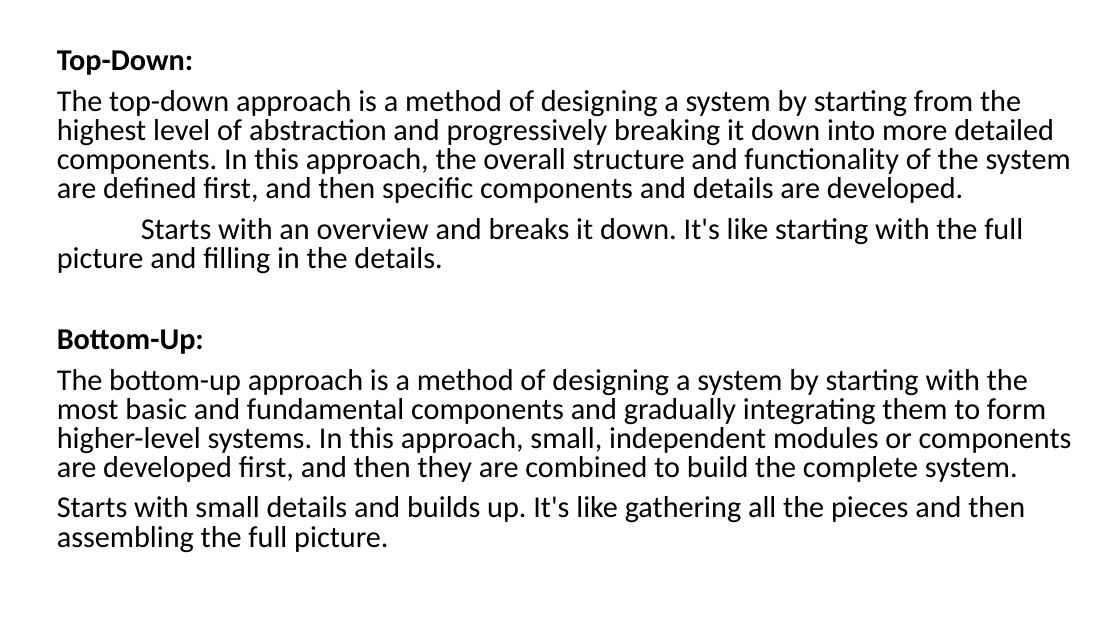
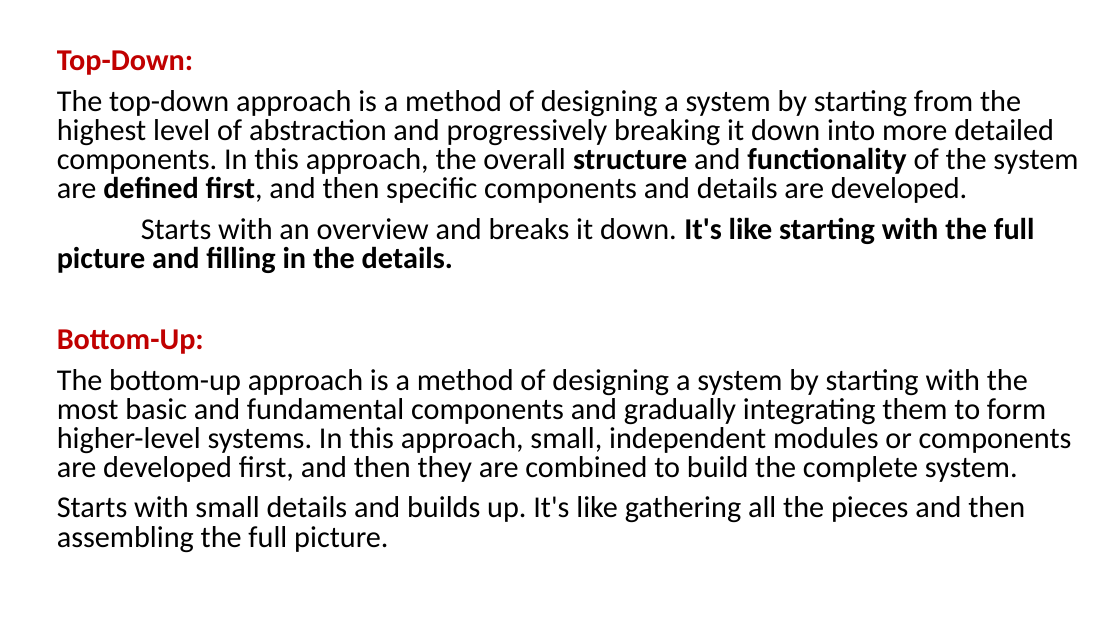
Before and after one commit to PRAMOD-VISHNU-NAIK/MCA-2nd-Sem-Shridevi-College, a slide deck: slide 46 of Theory Class-Notes/Java MCA-2.pptx. Drawn at 1120x630 pixels with LibreOffice and Linux fonts; fonts in the diff are those of the drawing. Boxes give left, top, right and bottom in pixels: in the first picture for what was removed or moved away, otherwise in the second. Text is boxed around its words. In the diff, an @@ line names an element or a change of style, - is before the commit and + after.

```diff
--- a/Theory Class-Notes/Java MCA-2.pptx
+++ b/Theory Class-Notes/Java MCA-2.pptx
@@ text at (57, 50, 1078, 354): text colour #000000 to #C00000 in "Top-Down:", "Bottom-Up:"; bold on in "structure functionality defined first,", "It's like starting with the full picture ..." @@
```
Also in this commit, not shown: 5 other slides changed, 23 slides added, 4 other files.
